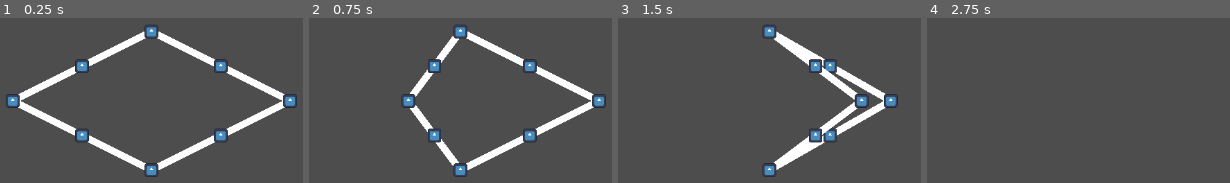
Above: before the commit, frames 1-4 (left to right).
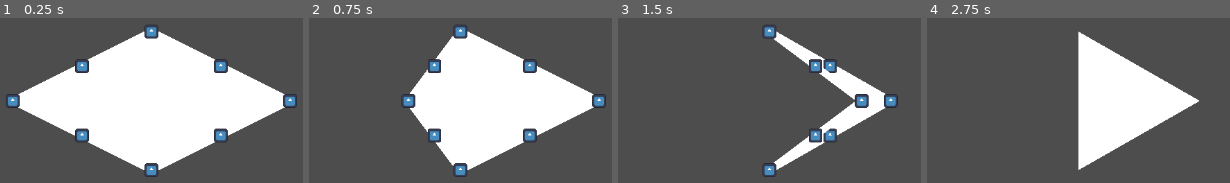
Above: after the commit, the same moments.

Repository: blondeman/ShipbuildingDesertRPG
Game: Godot game, scene res://scenes/main.tscn
Same seed, same stepped clock (60 frames per second), same inputs: the game is played once before the commit and once after it. The engine's default icon, where the game draws it, is replaced by a stand-in: a white triangle on a blue panel in a dark square.
Inputs (mouse positions are in pixels of both pictures, inside the frame that each line leads up to):
- Up to frame 1 (0.25 s): no input
- Up to frame 2 (0.75 s): tap Enter at 0.5 s; drag from (321, 100) to (581, 100) at 0.52 s
- Up to frame 3 (1.5 s): tap Space at 1.25 s; drag from (908, 100) to (769, 169) at 1.27 s
- Up to frame 4 (2.75 s): tap Enter at 2 s; hold Y (test2) from 2.03 s (still down); click (1078, 169) at 2.3 s

The runs differ from the first frame. In frame 1, 34% of the frame differs, in the area x 6-94%, y 12-89%; in frame 2, 23%; in frame 3, 1.2%; in frame 4, 17%.
Error before the commit: Attempt to call function 'get_as_text' in base 'null instance' on a null instance. (res://scripts/test/ShipBuilder.gd:244)
Error after the commit: Attempt to call function 'get_as_text' in base 'null instance' on a null instance. (res://scripts/test/ShipBuilder.gd:288)

Commit message:
ship polygon
ship is filled with polygon now

Diff:
--- a/ShipbuildingDesertRPG/scenes/test/ship_builder.tscn
+++ b/ShipbuildingDesertRPG/scenes/test/ship_builder.tscn
@@ -11,3 +11,5 @@
 [node name="CollisionShape2D" type="CollisionShape2D" parent="."]
 position = Vector2(575, 300)
 shape = SubResource("RectangleShape2D_nnnfg")
+
+[node name="Polygon2D" type="Polygon2D" parent="."]
--- a/ShipbuildingDesertRPG/scripts/test/ShipBuilder.gd
+++ b/ShipbuildingDesertRPG/scripts/test/ShipBuilder.gd
@@ -16,6 +16,7 @@
 	AddNode(Vector2(400, GetMiddle()+100))
 	AddEdge(shipNodes[0], shipNodes[2])
 	AddEdge(shipNodes[2], shipNodes[1])
+	UpdatePolygon()
 
 func AddFrontBackNodes(frontPos: int, backPos: int):
 	var front = shipNodeScene.instantiate()
@@ -45,10 +46,12 @@
 			UpdateNodeEdgesSimple(selectedNode)
 		else:
 			var oppositeNode = GetOppositeNode(selectedNode)
-			selectedNode.position = ClampNodeSide(selectedNode, get_global_mouse_position())
-			oppositeNode.position = ClampNodeSide(oppositeNode, GetOppositePoint(get_global_mouse_position()))
+			selectedNode.position = ClampNode(selectedNode, get_global_mouse_position())
+			oppositeNode.position = ClampNode(oppositeNode, GetOppositePoint(get_global_mouse_position()))
 			UpdateNodeEdgesSimple(selectedNode)
 			UpdateNodeEdgesSimple(oppositeNode)
+
+		UpdatePolygon()
 
 #EDGE FUNCTIONS
 
@@ -71,12 +74,12 @@
 
 func UpdateNodeEdges(node: ShipNode):
 	for edge in shipEdges:
-		if edge.nodeA == node || edge.nodeB == node:
+		if edge.HasNode(node):
 			edge.UpdateCollision()
 
 func UpdateNodeEdgesSimple(node: ShipNode):
 	for edge in shipEdges:
-		if edge.nodeA == node || edge.nodeB == node:
+		if edge.HasNode(node):
 			edge.Update()
 
 func SplitEdge(edge: ShipEdge):
@@ -100,6 +103,12 @@
 		return shipEdges[pos+1]
 	else:
 		return shipEdges[pos-1]
+
+func IsEdgeTop(edge: ShipEdge) -> bool:
+	if !edge.nodeA.isMiddle:
+		return IsNodeTop(edge.nodeA)
+	else:
+		return IsNodeTop(edge.nodeB)
 
 #NODE FUNCTIONS
 
@@ -144,9 +153,9 @@
 		selectedNode.position = ClampNodeMiddle(selectedNode.position)
 		UpdateNodeEdges(selectedNode)
 	else:
-		selectedNode.position = ClampNode(selectedNode.position)
+		selectedNode.position = ClampPosition(selectedNode.position)
 		UpdateNodeEdges(selectedNode)
-		GetOppositeNode(selectedNode).position = ClampNode(GetOppositePoint(selectedNode.position))
+		GetOppositeNode(selectedNode).position = ClampPosition(GetOppositePoint(selectedNode.position))
 		UpdateNodeEdges(GetOppositeNode(selectedNode))
 
 	selectedNode = null
@@ -171,29 +180,79 @@
 
 	return nodeA
 
-func ClampNode(pos: Vector2) -> Vector2:
+func ClampNode(node: ShipNode, pos: Vector2) -> Vector2:
+	var x = $CollisionShape2D.position.x
+	var y = $CollisionShape2D.position.y
+	var w = $CollisionShape2D.shape.size.x/2
+	var h = $CollisionShape2D.shape.size.y/2
+
+	if IsNodeTop(node):
+		return Vector2(clamp(pos.x, x - w, x + w), clamp(pos.y, y + middleWidth, y + h))
+	else:
+		return Vector2(clamp(pos.x, x - w, x + w), clamp(pos.y, y - h, y - middleWidth))
+
+func ClampNodeMiddle(pos: Vector2) -> Vector2:
+	var x = $CollisionShape2D.position.x
+	var y = $CollisionShape2D.position.y
+	var w = $CollisionShape2D.shape.size.x/2
+	return Vector2(clamp(pos.x, x - w, x + w), y)
+
+func GetOppositeNode(node: ShipNode) -> ShipNode:
+	if(node.isMiddle): return node
+	var pos: int = shipNodes.find(node)
+	if(pos%2==0):
+		return shipNodes[pos+1]
+	else:
+		return shipNodes[pos-1]
+
+func IsNodeTop(node: ShipNode) -> bool:
+	return shipNodes.find(node)%2==0
+
+#POLYGON FUNCTION
+
+func UpdatePolygon():
+	var startNode: ShipNode = shipNodes[0]
+	var currentNode: ShipNode = GetNextNode(startNode, null)
+	var previousNode: ShipNode = startNode
+
+	var nodes: Array = []
+	nodes.append(startNode.position)
+
+	while currentNode!=startNode:
+		nodes.append(currentNode.position)
+		var nextNode = GetNextNode(currentNode, previousNode)
+		previousNode = currentNode
+		currentNode = nextNode
+
+	$Polygon2D.polygon = nodes
+
+func GetNextNode(node: ShipNode, previousNode: ShipNode) -> ShipNode:
+	if(previousNode==null): return GetNodeEdges(node)[0].GetOppositeNode(node)
+
+	var edges = GetNodeEdges(node)
+	if edges[0].HasNode(previousNode):
+		return edges[1].GetOppositeNode(node)
+	else:
+		return edges[0].GetOppositeNode(node)
+
+	return null
+
+func GetNodeEdges(node: ShipNode) -> Array:
+	var edges = Array()
+	for edge in shipEdges:
+		if edge.HasNode(node):
+			edges.append(edge)
+	return edges
+
+#GENERAL FUNCTIONS
+
+func ClampPosition(pos: Vector2) -> Vector2:
 	var x = $CollisionShape2D.position.x
 	var y = $CollisionShape2D.position.y
 	var w = $CollisionShape2D.shape.size.x/2
 	var h = $CollisionShape2D.shape.size.y/2
 	return Vector2(clamp(pos.x, x - w, x + w), clamp(pos.y, y - h, y + h))
 
-func ClampNodeSide(node: ShipNode, pos: Vector2) -> Vector2:
-	var x = $CollisionShape2D.position.x
-	var y = $CollisionShape2D.position.y
-	var w = $CollisionShape2D.shape.size.x/2
-	var h = $CollisionShape2D.shape.size.y/2
-
-	if IsNodeTop(node):
-		return Vector2(clamp(pos.x, x - w, x + w), clamp(pos.y, y + middleWidth, y + h))
-	else:
-		return Vector2(clamp(pos.x, x - w, x + w), clamp(pos.y, y - h, y - middleWidth))
-
-func ClampNodeMiddle(pos: Vector2) -> Vector2:
-	var x = $CollisionShape2D.position.x
-	var y = $CollisionShape2D.position.y
-	var w = $CollisionShape2D.shape.size.x/2
-	return Vector2(clamp(pos.x, x - w, x + w), y)
 
 func GetMiddle() -> int:
 	return $CollisionShape2D.position.y
@@ -201,22 +260,7 @@
 func GetOppositePoint(position: Vector2) -> Vector2:
 	return Vector2(position.x, GetMiddle() - position.y + GetMiddle())
 
-func GetOppositeNode(node: ShipNode) -> ShipNode:
-	if(node.isMiddle): return node
-	var pos: int = shipNodes.find(node)
-	if(pos%2==0):
-		return shipNodes[pos+1]
-	else:
-		return shipNodes[pos-1]
-
-func IsNodeTop(node: ShipNode) -> bool:
-	return shipNodes.find(node)%2==0
-
-func IsEdgeTop(edge: ShipEdge) -> bool:
-	if !edge.nodeA.isMiddle:
-		return IsNodeTop(edge.nodeA)
-	else:
-		return IsNodeTop(edge.nodeB)
+#BUILD FUNCTIONS
 
 func SaveBuild():
 	var nodes = []
@@ -258,6 +302,8 @@
 		var nodeB = shipNodes[edges[i*2+1]]
 		AddEdge(nodeA, nodeB)
 
+	UpdatePolygon()
+
 func ClearBuild():
 	for edge in shipEdges:
 		edge.queue_free()
--- a/ShipbuildingDesertRPG/scripts/test/ShipEdge.gd
+++ b/ShipbuildingDesertRPG/scripts/test/ShipEdge.gd
@@ -4,6 +4,17 @@
 var shipBuilder: ShipBuilder = null
 var nodeA: ShipNode = null
 var nodeB: ShipNode = null
+
+func GetOppositeNode(node: ShipNode) -> ShipNode:
+	if nodeA == node:
+		return nodeB
+	else:
+		return nodeA
+
+func HasNode(node: ShipNode) -> bool:
+	if nodeA == node || nodeB == node:
+		return true
+	return false
 
 func Update():
 	if nodeA != null && nodeB != null:
